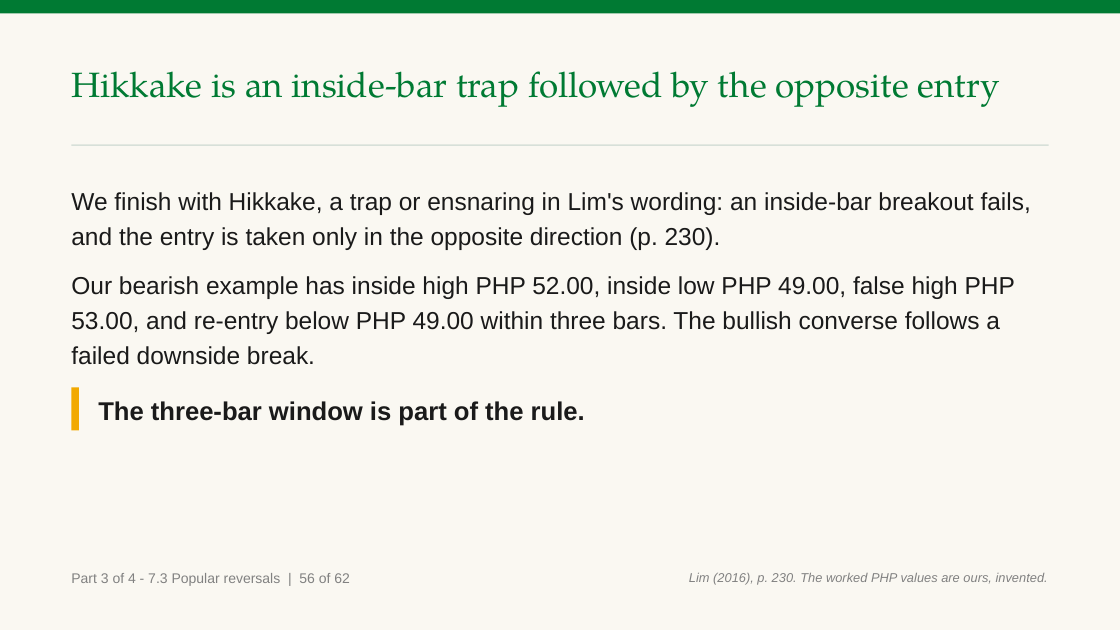
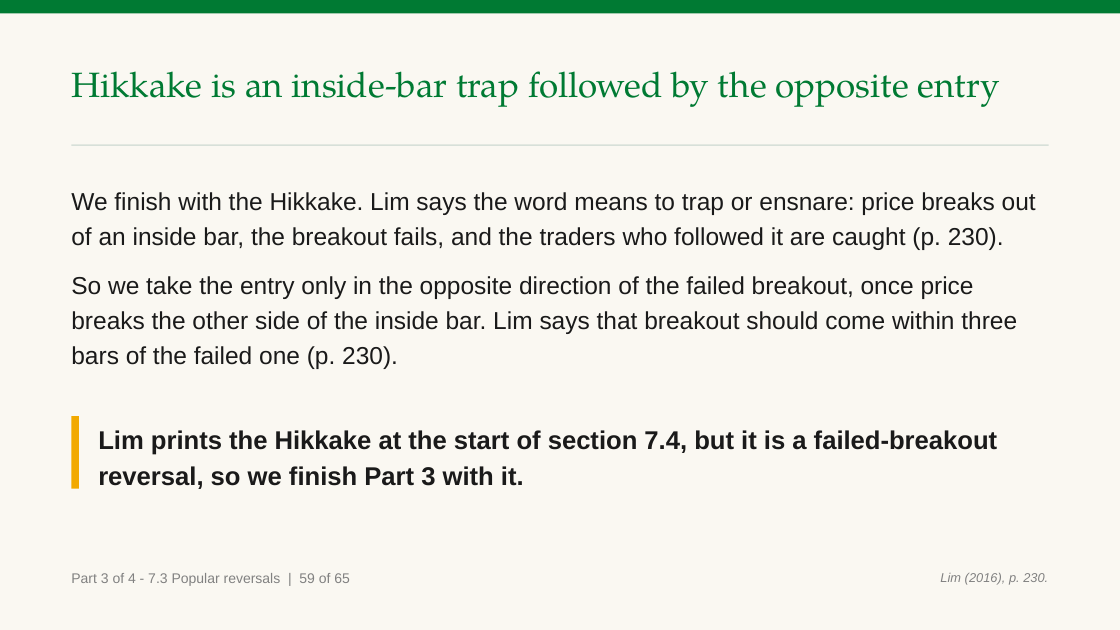
Before and after one commit to benjiesotelo-sudo/Telos_FIN1209, a slide deck: slide 213 of chapter-07/FIN1209-Chapter-07.pptx (slide 210 before the commit). Drawn at 1120x630 pixels with LibreOffice and Linux fonts; fonts in the diff are those of the drawing. Boxes give left, top, right and bottom in pixels: in the first picture for what was removed or moved away, otherwise in the second. Text is boxed around its words. In the diff, an @@ line names an element or a change of style, - is before the commit and + after.

Commit message:
Chapter 7 Part 3: fix the strict read (key reversal through Hikkake) (#49)
* Chapter 7 Part 3: fix the strict reads (reversal patterns, marks, wording, charts)

* Chapter 7 Part 3: fix the third strict read (Fig 7.17/7.19/7.24/7.30 marks and crops, Chart M volume boxes, Chart LA range bracket)

```diff
--- a/chapter-07/FIN1209-Chapter-07.pptx
+++ b/chapter-07/FIN1209-Chapter-07.pptx
@@ text at [71,192,1036,369]: text changed @@
-We finish with Hikkake, a trap or ensnaring in Lim's wording: an inside-bar breakout fails, and the entry is taken only in the opposite direction (p. 230).
-Our bearish example has inside high PHP 52.00, inside low PHP 49.00, false high PHP 53.00, and re-entry below PHP 49.00 within three bars. The bullish converse follows a failed downside break.
+We finish with the Hikkake. Lim says the word means to trap or ensnare: price breaks out of an inside bar, the breakout fails, and the traders who followed it are caught (p. 230).
+So we take the entry only in the opposite direction of the failed breakout, once price breaks the other side of the inside bar. Lim says that breakout should come within three bars of the failed one (p. 230).
@@ rectangle: place and size @@
-rectangle at [71,387,79,430]
+rectangle at [71,416,79,488]
@@ text at [98,430,997,489]: text changed @@
-The three-bar window is part of the rule.
+Lim prints the Hikkake at the start of section 7.4, but it is a failed-breakout reversal, so we finish Part 3 with it.
@@ text at [71,573,350,586]: text changed @@
-Part 3 of 4 - 7.3 Popular reversals | 56 of 62
+Part 3 of 4 - 7.3 Popular reversals | 59 of 65
@@ text at [940,573,1048,585]: text changed @@
-Lim (2016), p. 230. The worked PHP values are ours, invented.
+Lim (2016), p. 230.
```
Also in this commit, not shown: 88 other slides changed, 4 slides added, 1 slide removed, 5 other files.
